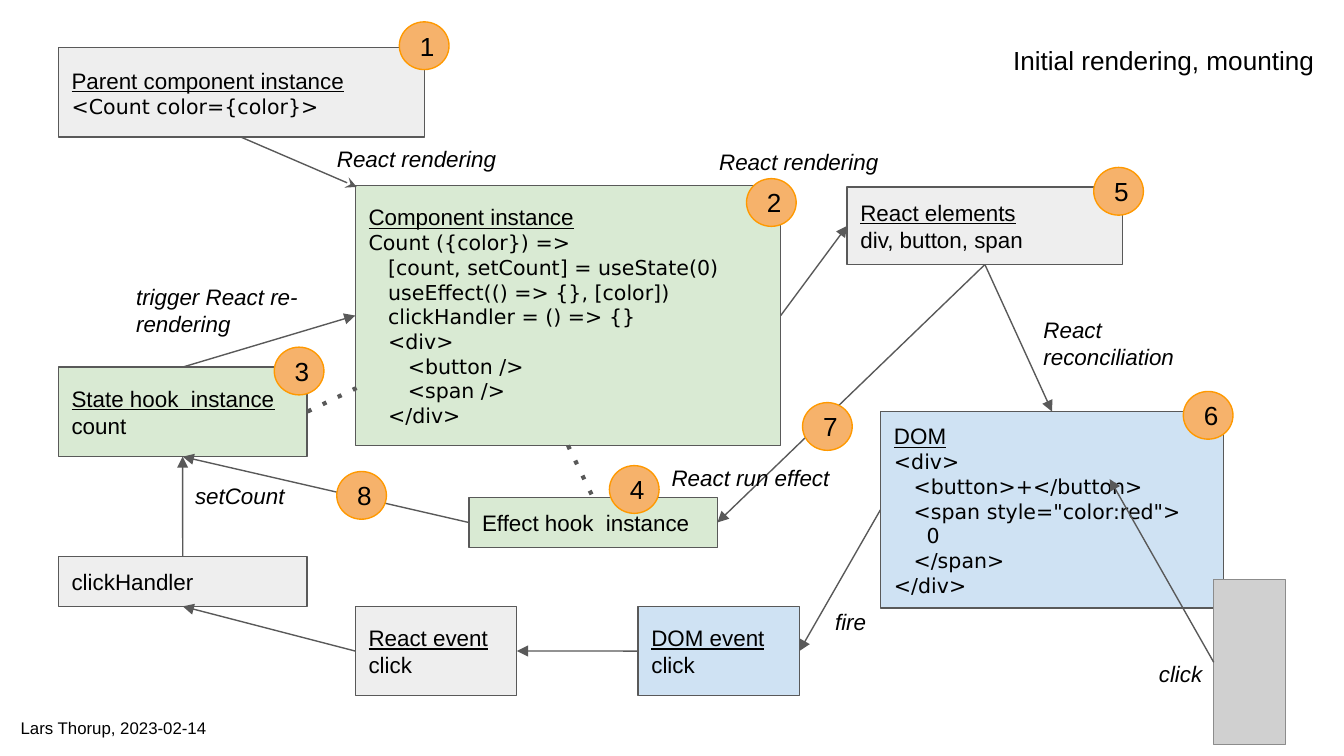
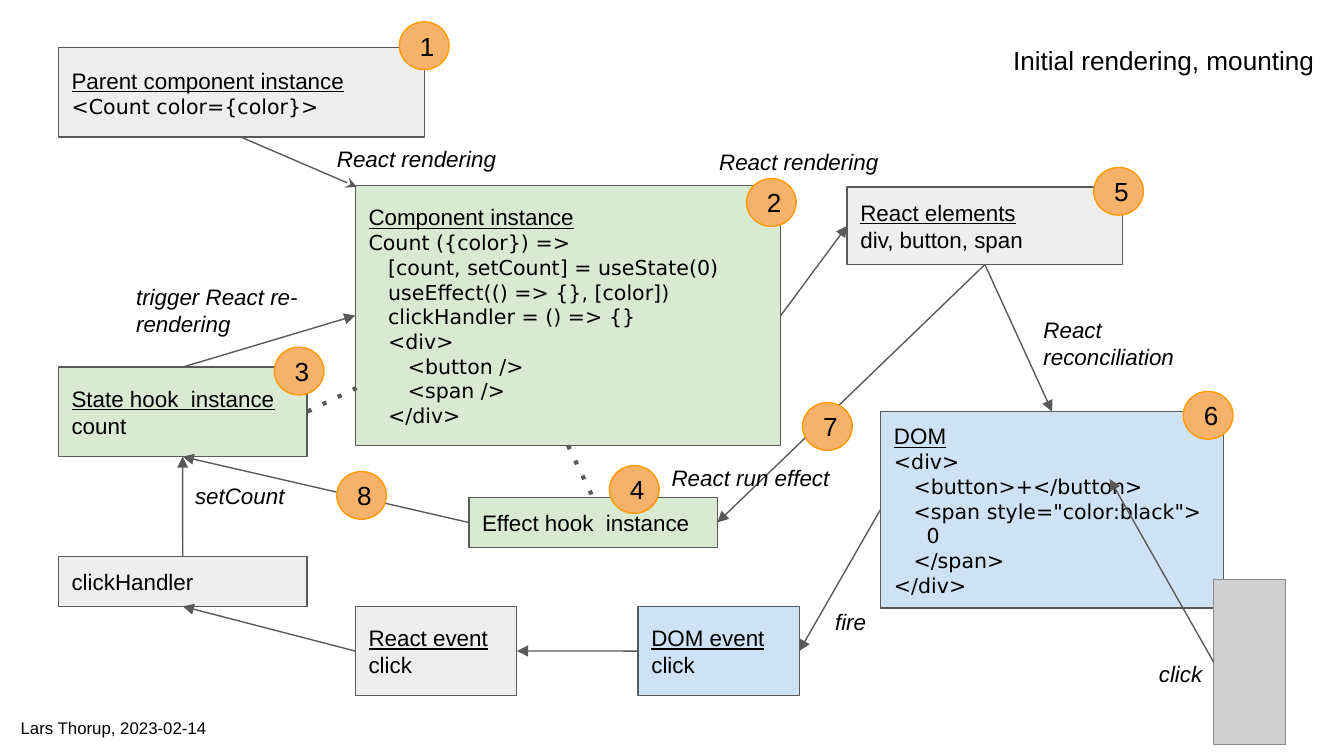
Before and after one commit to larsthorup/react-diagram, a slide deck: slide 2 of doc/react-diagram.odp. Drawn at 1344x756 pixels with LibreOffice and Linux fonts; fonts in the diff are those of the drawing; grey boxes stand for pictures. Boxes give left, top, right and bottom in pixels: in the first picture for what was removed or moved away, otherwise in the second. Text is boxed around its words. In the diff, an @@ line names an element or a change of style, - is before the commit and + after.

```diff
--- a/doc/react-diagram.odp
+++ b/doc/react-diagram.odp
@@ text in rectangle at (914,502,1201,524): text changed @@
-<span style="color:red">
+<span style="color:black">
```
Also in this commit, not shown: 2 other slides changed, 3 other files.
